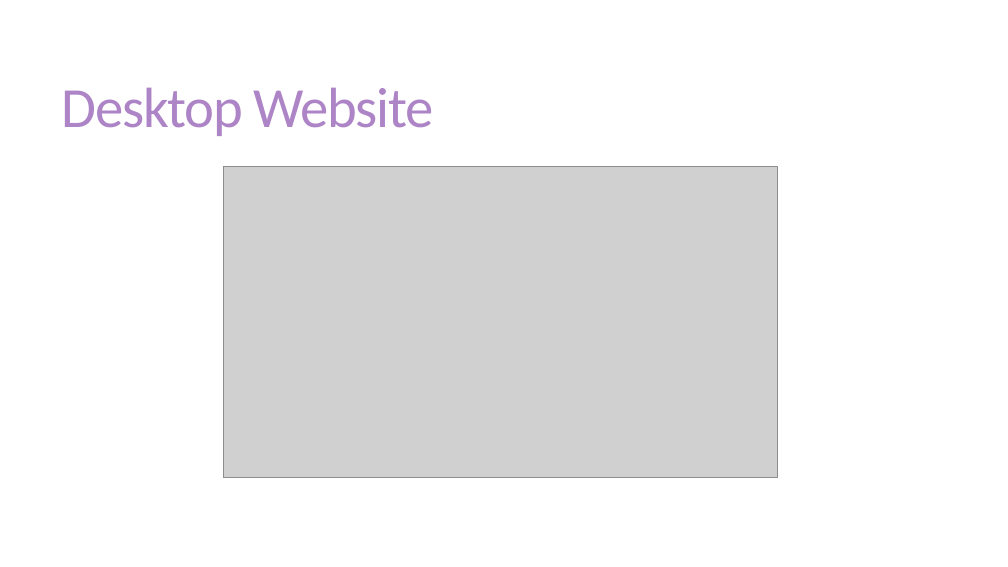
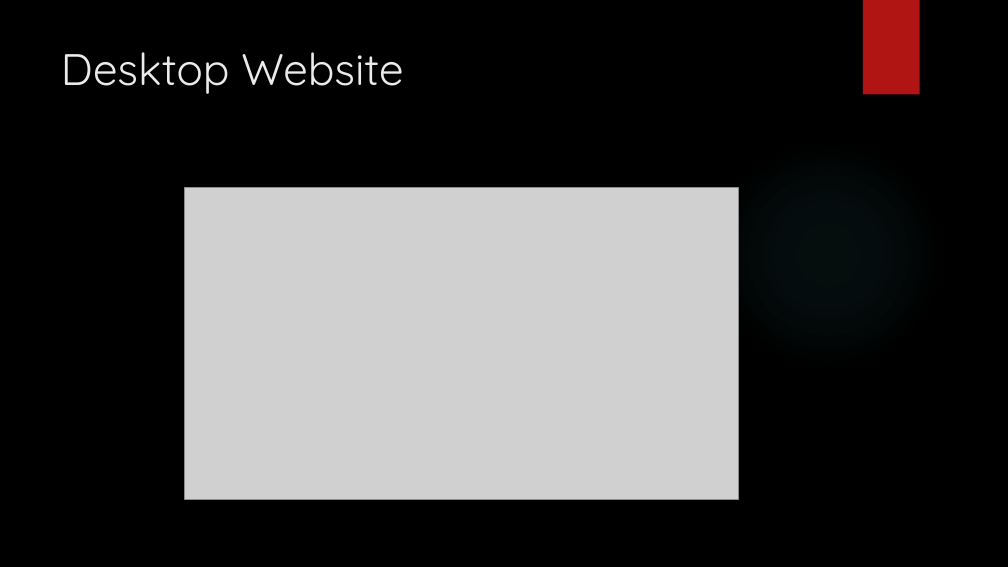
Before and after one commit to DucksDucksDucks/Game_Of_Phones_Design, a slide deck: slide 8 of Presentations/Sprint One Presentation Final.pptx. Drawn at 1008x567 pixels with LibreOffice and Linux fonts; fonts in the diff are those of the drawing; grey boxes stand for pictures; background and template pictures are left out. Boxes give left, top, right and bottom in pixels: in the first picture for what was removed or moved away, otherwise in the second. Text is boxed around its words. In the diff, an @@ line names an element or a change of style, - is before the commit and + after.

```diff
--- a/Presentations/Sprint One Presentation Final.pptx
+++ b/Presentations/Sprint One Presentation Final.pptx
@@ background #FFFFFF to picture (left out) @@
@@ rectangle added at box(863, 0, 920, 95), fill #B01513 @@
@@ title "Desktop Website" at box(61, 52, 403, 94): size 54 to 42 pt, font Calibri to Quicksand, text colour #AD84C6 to #EBEBEB, letter spacing -1.2 to 0 pt; line spacing 0.85 to 1; vertical alignment middle to top @@
@@ ellipse added at box(712, 138, 944, 371), fill gradient #50B9C1 @@
@@ picture: place and size @@
-picture at box(224, 166, 777, 478)
+picture at box(185, 188, 739, 499)
```
Also in this commit, not shown: 12 other slides changed.
